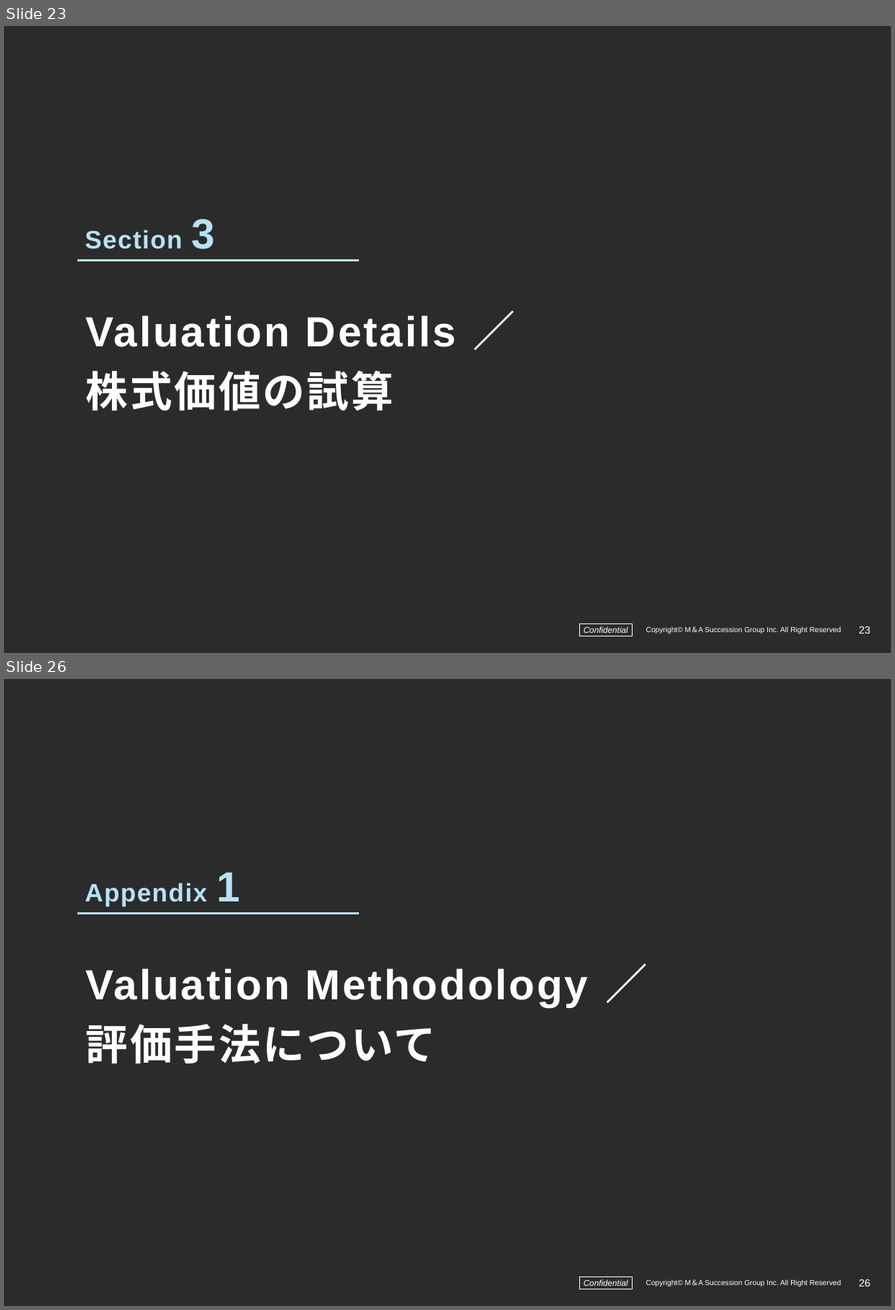
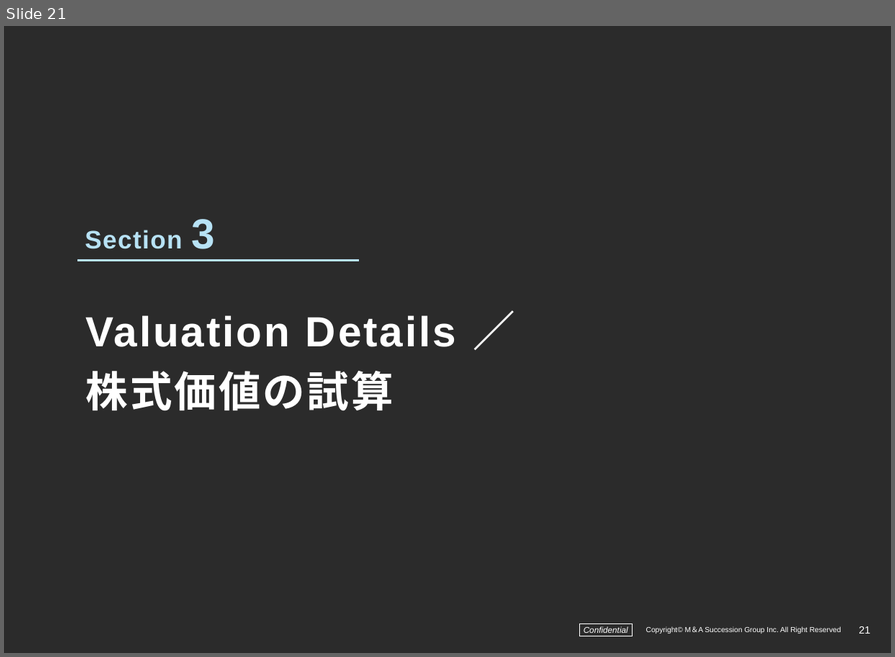
Before and after one commit to keisuketagaito/github-1st, a slide deck: 株式会社鶴岡中央青果/株式価値評価書_鶴岡中央青果_261116.pptx. Shown one above the other, each under a label of ours: slides 23 and 26 before the commit, slide 21 after it; the slides between them are not shown. The pictures are 895x1310 and 895x657 pixels, drawn with LibreOffice and Linux fonts; fonts in the diff are those of the drawing; background and template pictures are left out; a plain dark background stands for a picture behind light text. Boxes give left, top, right and bottom in pixels: in the first picture for what was removed or moved away, otherwise in the second. Text is boxed around its words. In the diff, an @@ line names an element or a change of style, - is before the commit and + after.

```diff
--- a/株式会社鶴岡中央青果/株式価値評価書_鶴岡中央青果_261116.pptx
+++ b/株式会社鶴岡中央青果/株式価値評価書_鶴岡中央青果_261116.pptx
@@ slide 26 removed at box(4, 679, 891, 1306), background picture (left out); not listed: 3 template elements that a slide beside it also shows @@
@@ text removed at box(85, 872, 240, 907) @@
-Appendix 1
@@ line removed from (77, 914) to (359, 914) @@
@@ title removed at box(86, 968, 589, 1064) @@
-Valuation Methodology ／
-評価手法について
@@ what was slide 23 is now slide 21 @@
@@ page number at box(859, 626, 870, 634): text changed @@
-23
+21
```
Also in this commit, not shown: 20 other slides changed, 3 slides added, 15 other slides removed, 5 other files.
